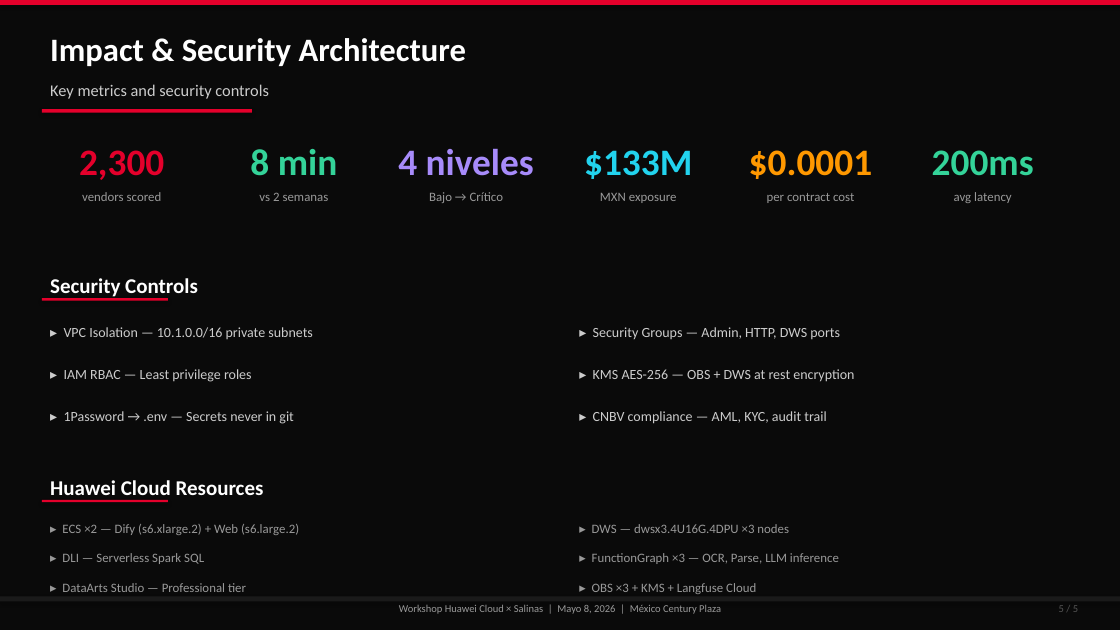
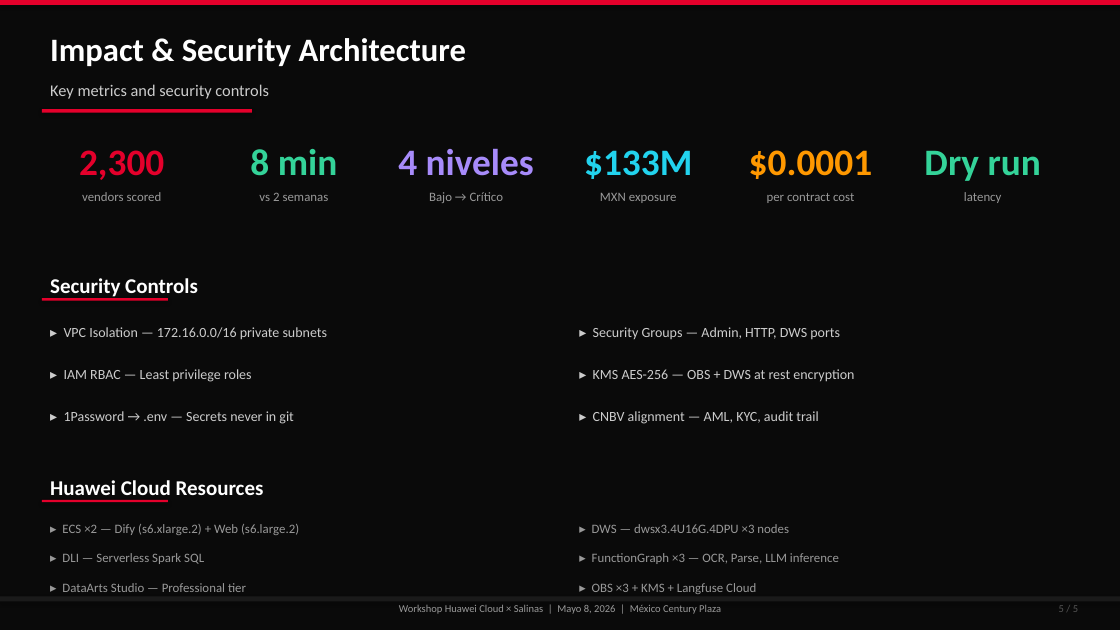
Before and after one commit to Borre/ayco-huawei-cloud, a slide deck: slide 5 of docs/slides-arquitectura.pptx. Drawn at 1120x630 pixels with LibreOffice and Linux fonts; fonts in the diff are those of the drawing. Boxes give left, top, right and bottom in pixels: in the first picture for what was removed or moved away, otherwise in the second. Text is boxed around its words. In the diff, an @@ line names an element or a change of style, - is before the commit and + after.

Commit message:
Align demo artifacts with 20-contract story

```diff
--- a/docs/slides-arquitectura.pptx
+++ b/docs/slides-arquitectura.pptx
@@ text at <box>924,150,1041,181</box>: text changed @@
-200ms
+Dry run
@@ text at <box>964,192,1002,203</box>: text changed @@
-avg latency
+latency
@@ text at <box>64,327,328,340</box>: text changed @@
-▸ VPC Isolation — 10.1.0.0/16 private subnets
+▸ VPC Isolation — 172.16.0.0/16 private subnets
@@ text at <box>593,411,818,424</box>: text changed @@
-▸ CNBV compliance — AML, KYC, audit trail
+▸ CNBV alignment — AML, KYC, audit trail
```
Also in this commit, not shown: 11 other files.
